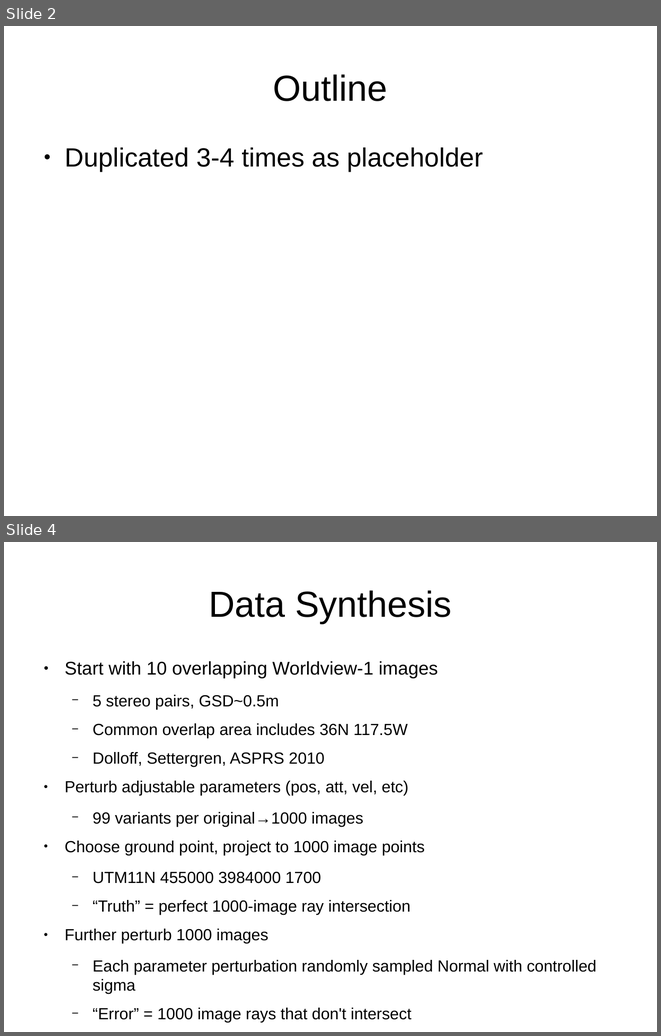
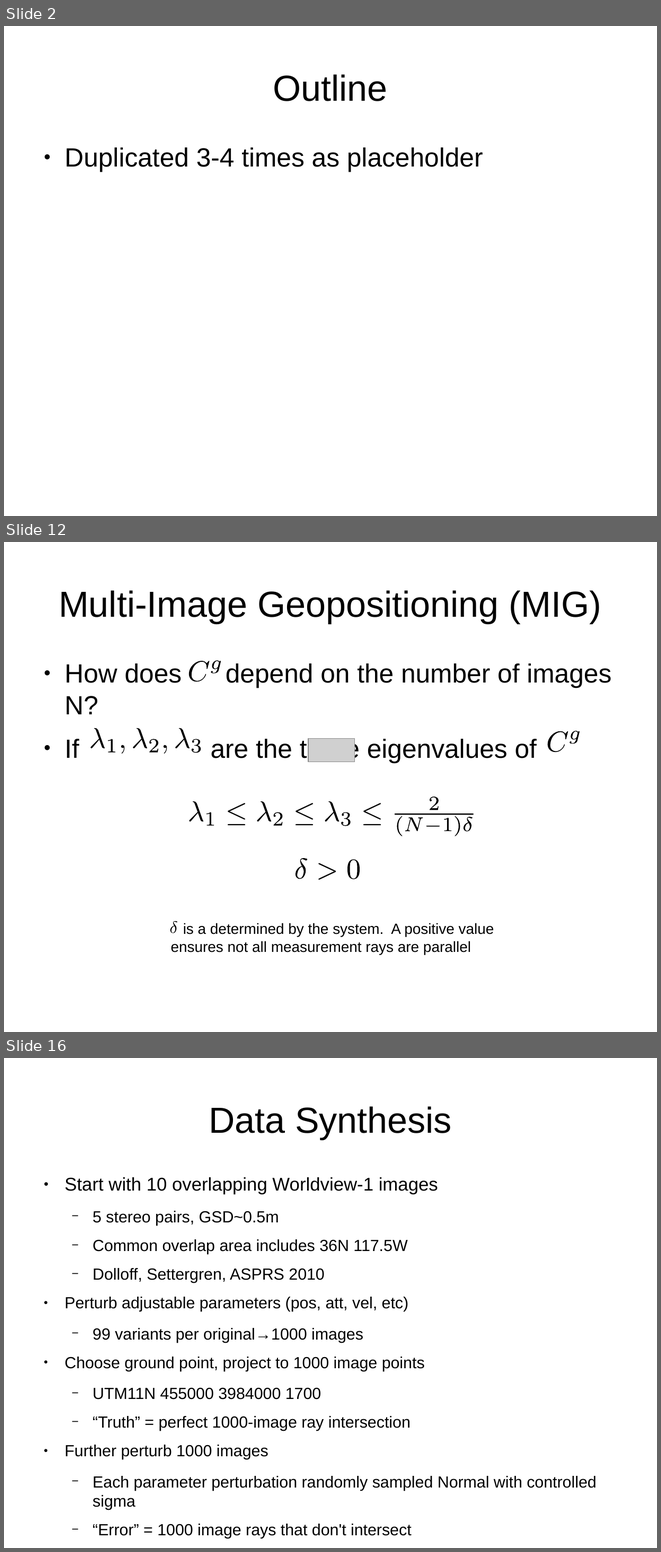
Before and after one commit to sethmerickel/Multi-Image-Geopositioning, a slide deck: papers/asprs2017.odp. Shown one above the other, each under a label of ours: slides 2 and 4 before the commit, slides 2, 12 and 16 after it; the slides between them are not shown. The pictures are 661x1036 and 661x1552 pixels, drawn with LibreOffice and Linux fonts; fonts in the diff are those of the drawing; grey boxes stand for pictures. Boxes give left, top, right and bottom in pixels: in the first picture for what was removed or moved away, otherwise in the second. Text is boxed around its words. In the diff, an @@ line names an element or a change of style, - is before the commit and + after.

```diff
--- a/papers/asprs2017.odp
+++ b/papers/asprs2017.odp
@@ slide 12 added at box(4, 542, 657, 1032), background #FFFFFF @@
@@ title added at box(59, 590, 601, 623), 44 pt, text #000000 @@
+Multi-Image Geopositioning (MIG)
@@ text added at box(64, 663, 611, 762), 32 pt, text #000000 @@
+● How does depend on the number of images N?
+● If are the three eigenvalues of
@@ freeform shape added at box(188, 661, 222, 681), fill #FFFFFF @@
@@ freeform shape added at box(189, 661, 209, 681), fill #000000 @@
@@ freeform shape added at box(211, 661, 221, 673), fill #000000 @@
@@ freeform shape added at box(546, 731, 581, 752), fill #FFFFFF @@
@@ freeform shape added at box(548, 731, 568, 752), fill #000000 @@
@@ freeform shape added at box(570, 731, 580, 743), fill #000000 @@
@@ group added at box(89, 728, 203, 753): 9 freeform shapes @@
@@ picture added at box(309, 739, 355, 762) @@
@@ group added at box(188, 797, 474, 836): 18 freeform shapes @@
@@ group added at box(294, 858, 361, 880): 4 freeform shapes @@
@@ freeform shape added at box(169, 921, 178, 933), fill #FFFFFF @@
@@ freeform shape added at box(170, 921, 178, 933), fill #000000 @@
@@ text added at box(171, 923, 494, 954), 18 pt, text #000000 @@
+is a determined by the system. A positive value ensures not all measurement rays are parallel
@@ what was slide 4 is now slide 16 @@
```
Also in this commit, not shown: 1 slide changed, 11 other slides added.
